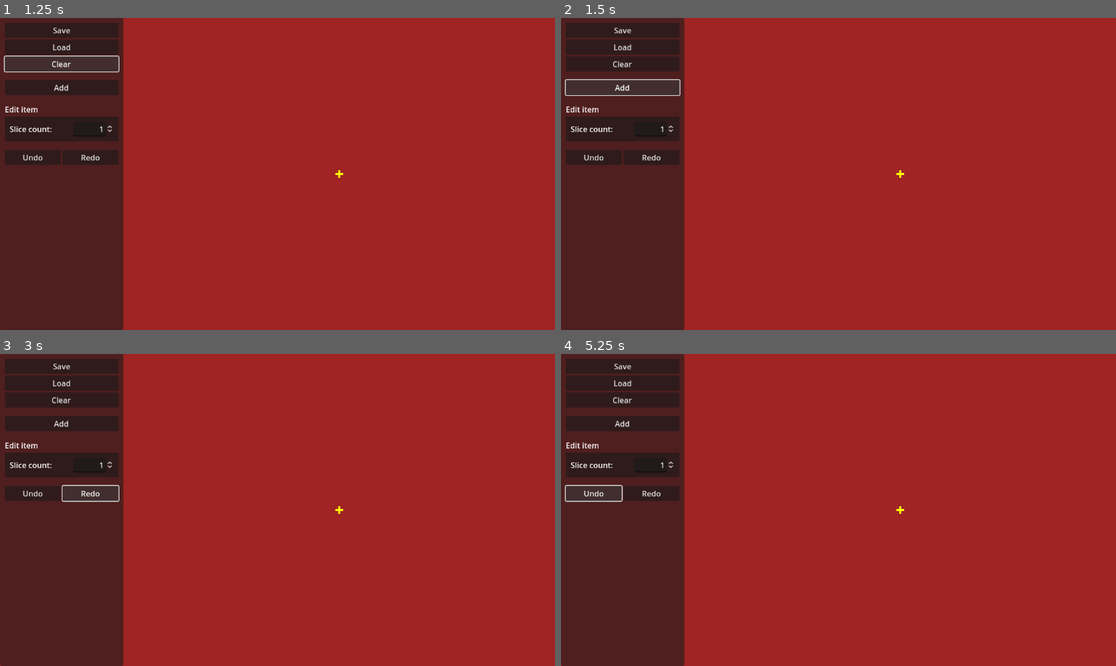
Above: before the commit, frames 1-4 (two rows, left to right).
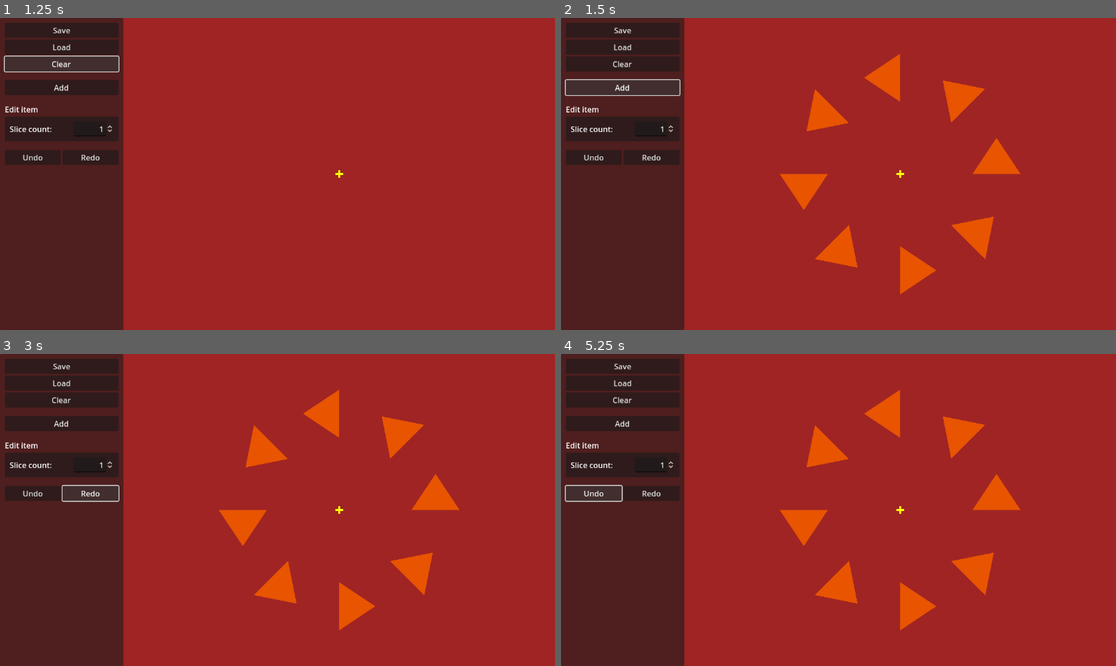
Above: after the commit, the same moments.

Repository: zoeesilcock/symmetar
Game: Godot game, scene res://Main.tscn
Same seed, same stepped clock (60 frames per second), same inputs: the game is played once before the commit and once after it.
Inputs:
- Up to frame 1 (1.25 s): click "Clear" at 0.5 s
- Up to frame 2 (1.5 s): click "Add" at 1.25 s
- Up to frame 3 (3 s): click "Undo" at 2 s; click "Redo" at 2.75 s
- Up to frame 4 (5.25 s): click "Clear" at 3.5 s; click "Add" at 4.25 s; click "Undo" at 5 s

Frame 1 is identical in both runs. In frame 2, 4.1% of the frame differs, in the area x 39-83%, y 11-89%; in frame 3, 4.1%; in frame 4, 4.1%.
Error before the commit: Invalid assignment of property or key 'index' with value of type 'int' on a base object of type 'Resource (DocumentState)'. (res://Document/Document.gd:36)

Commit message:
Implement undo/redo logic

Diff:
--- a/Document/Document.gd
+++ b/Document/Document.gd
@@ -1,8 +1,11 @@
 class_name Document
 extends Node2D
 
+# State
+@export var state : DocumentState
+
 # References
-@export var state : DocumentState
+@export var undo_manager : UndoManager
 @export var element_scene : PackedScene
 @export var elements_node : Node2D
 
@@ -13,6 +16,7 @@
 	elements = []
 
 	state = DocumentState.new()
+	state.elements_count_changed.connect(_on_element_count_changed)
 
 func load_document(path : String):
 	clear_elements()
@@ -33,8 +37,9 @@
 	elements.push_back(new_element)
 	state.elements.push_back(element_state)
 
-	state.index = element_index
+	element_state.index = element_index
 	new_element.init(element_state)
+	new_element.state_changed.connect(_on_element_state_changed)
 
 func remove_element(index : int):
 	elements_node.remove_child(elements[index])
@@ -47,22 +52,27 @@
 
 	elements = []
 
-func undo():
-	print("Undo!")
-
-func redo():
-	print("Redo!")
+func _on_element_count_changed(count_change : int):
+	clear_elements()
+	_instantiate_elements()
 
 func _instantiate_elements():
 	elements.resize(len(state.elements))
 
 	for element_index in len(state.elements):
-		var loaded_element = element_scene.instantiate()
-		elements_node.add_child(loaded_element)
-		elements[element_index] = loaded_element
+		_instantiate_element(element_index)
 
-		loaded_element.init(state.elements[element_index])
+func _instantiate_element(element_index : int):
+	var loaded_element = element_scene.instantiate()
+	elements_node.add_child(loaded_element)
+	elements[element_index] = loaded_element
+
+	loaded_element.init(state.elements[element_index])
+	loaded_element.state_changed.connect(_on_element_state_changed)
 
 func _update_element_indexes():
 	for element_index in len(elements):
 		elements[element_index].index = element_index
+
+func _on_element_state_changed():
+	undo_manager.register_diff()
--- a/Document/DocumentState.gd
+++ b/Document/DocumentState.gd
@@ -3,3 +3,11 @@
 
 # Data
 @export var elements = [] # : ElementState
+@export var previous_elements = [] # : ElementState
+
+# Diff
+@export var diffs_applied = [] # : DocumentStateDiff
+@export var diffs_undone = [] # : DocumentStateDiff
+
+# Signals
+signal elements_count_changed
--- /dev/null
+++ b/Document/DocumentStateDiff.gd
@@ -0,0 +1,9 @@
+class_name DocumentStateDiff
+extends Resource
+
+@export var element_count_change : int
+@export var element_changes = [] # : ElementState
+
+func _init(count_change, changes):
+	element_count_change = count_change
+	element_changes = changes
--- a/Element/Element.gd
+++ b/Element/Element.gd
@@ -8,6 +8,9 @@
 
 # Settings
 @export var state : ElementState
+
+# Signals
+signal state_changed
 
 # Internal
 var slices
@@ -21,8 +24,11 @@
 	_instantiate_slices()
 	_update_slices()
 
-func _on_position_changed(slice_index : int):
+func _on_slice_position_changed(slice_index : int):
 	_update_slices(slice_index)
+
+func _on_slice_dragging_ended(slice_index : int):
+	state_changed.emit()
 
 func _on_slice_selected(slice_index : int):
 	ui_state.set_selection(state.index, slice_index)
@@ -61,11 +67,13 @@
 	slices[index].element_index = state.index
 	slices[index].name = "Slice" + str(index)
 
-	slices[index].position_changed.connect(_on_position_changed)
+	slices[index].position_changed.connect(_on_slice_position_changed)
+	slices[index].dragging_ended.connect(_on_slice_dragging_ended)
 	slices[index].selected.connect(_on_slice_selected)
 
 func _remove_slice(index : int):
-	slices[index].position_changed.disconnect(_on_position_changed)
+	slices[index].position_changed.disconnect(_on_slice_position_changed)
+	slices[index].dragging_ended.disconnect(_on_slice_dragging_ended)
 	slices[index].selected.disconnect(_on_slice_selected)
 	slices_node.remove_child(slices[index])
 	slices[index].queue_free()
--- a/Element/ElementState.gd
+++ b/Element/ElementState.gd
@@ -3,14 +3,13 @@
 
 # Data
 @export var index : int
+@export var radius : float
 @export var slice_count : int:
 	set(value):
 		var value_changed = value != slice_count
 		slice_count = value
 		if value_changed:
 			slice_count_changed.emit()
-
-@export var radius : float
 @export var slice_rotation : float
 @export var slice_position : Vector2
 
--- a/Shape/Shape.gd
+++ b/Shape/Shape.gd
@@ -14,6 +14,7 @@
 # Signals
 signal position_changed
 signal selected
+signal dragging_ended
 
 # Internal
 var is_selected
@@ -65,6 +66,7 @@
 	ui_state.any_slice_is_dragging = false
 	is_dragging = false
 	polygon.color = original_color
+	dragging_ended.emit(slice_index)
 
 func _set_selection(enabled : bool):
 	is_selected = enabled
--- a/UI/UI.gd
+++ b/UI/UI.gd
@@ -31,9 +31,11 @@
 	element_state.radius = 200
 	element_state.slice_position = Vector2(element_state.radius, 0)
 	world.document.add_new_element(element_state)
+	world.undo_manager.register_diff()
 
 func _on_clear_button_pressed():
 	world.document.clear_elements()
+	world.undo_manager.register_diff()
 
 func _on_selection_changed():
 	if ui_state.selected_element_index >= 0:
@@ -45,10 +47,14 @@
 func _on_slice_count_changed(value : float):
 	if ui_state.selected_element_index >= 0:
 		var element_state = world.document.get_element_state(ui_state.selected_element_index)
+		var slice_count_changed = element_state.slice_count != value
 		element_state.slice_count = value
 
+		if slice_count_changed:
+			world.undo_manager.register_diff()
+
 func _on_undo_button_pressed():
-	world.document.undo()
+	world.undo_manager.undo()
 
 func _on_redo_button_pressed():
-	world.document.redo()
+	world.undo_manager.redo()
--- /dev/null
+++ b/UndoManager/UndoManager.gd
@@ -0,0 +1,75 @@
+class_name UndoManager
+extends Node2D
+
+# References
+@export var document : Document
+
+func undo():
+	if len(document.state.diffs_applied) > 0:
+		var latest_diff = document.state.diffs_applied.pop_back()
+		_apply_diff(latest_diff, true)
+		document.state.diffs_undone.push_back(latest_diff)
+		_sync_previous_state()
+
+func redo():
+	if len(document.state.diffs_undone) > 0:
+		var latest_undone_diff = document.state.diffs_undone.pop_back()
+		_apply_diff(latest_undone_diff, false)
+		document.state.diffs_applied.push_back(latest_undone_diff)
+		_sync_previous_state()
+
+func register_diff():
+	var diff = _calculate_diff()
+	document.state.diffs_applied.push_back(diff)
+	_sync_previous_state()
+
+func _sync_previous_state():
+	document.state.previous_elements = []
+	for element in document.state.elements:
+		document.state.previous_elements.push_back(element.duplicate())
+
+func _fill_empty_slots():
+	for i in len(document.state.elements):
+		if document.state.elements[i] == null:
+			document.state.elements[i] = ElementState.new()
+
+func _calculate_diff() -> DocumentStateDiff:
+	var diff = []
+	var count_change = len(document.state.elements) - len(document.state.previous_elements)
+
+	for index in len(document.state.elements):
+		var element = document.state.elements[index]
+		var previous_element = ElementState.new()
+		var element_diff = ElementState.new()
+
+		if index < len(document.state.previous_elements):
+			previous_element = document.state.previous_elements[index]
+
+		element_diff.index = element.index - previous_element.index
+		element_diff.radius = element.radius - previous_element.radius
+		element_diff.slice_count = element.slice_count - previous_element.slice_count
+		element_diff.slice_rotation = element.slice_rotation - previous_element.slice_rotation
+		element_diff.slice_position = element.slice_position - previous_element.slice_position
+
+		diff.push_back(element_diff)
+
+	return DocumentStateDiff.new(count_change, diff)
+
+func _apply_diff(diff : DocumentStateDiff, reverse : bool):
+	var current_count = len(document.state.elements)
+	var direction = 1
+	if reverse: direction = -1
+
+	if (diff.element_count_change != 0):
+		document.state.elements.resize(current_count + diff.element_count_change * direction)
+		_fill_empty_slots()
+
+	for index in len(diff.element_changes):
+		if index < len(document.state.elements):
+			document.state.elements[index].index += diff.element_changes[index].index * direction
+			document.state.elements[index].radius += diff.element_changes[index].radius * direction
+			document.state.elements[index].slice_count += diff.element_changes[index].slice_count * direction
+			document.state.elements[index].slice_rotation += diff.element_changes[index].slice_rotation * direction
+			document.state.elements[index].slice_position += diff.element_changes[index].slice_position * direction
+
+	document.state.elements_count_changed.emit(diff.element_count_change * direction)
--- /dev/null
+++ b/UndoManager/UndoManager.tscn
@@ -0,0 +1,6 @@
+[gd_scene load_steps=2 format=3 uid="uid://crwxcud4hr0rr"]
+
+[ext_resource type="Script" path="res://UndoManager/UndoManager.gd" id="1_jiety"]
+
+[node name="UndoManager" type="Node2D"]
+script = ExtResource("1_jiety")
--- a/World/World.gd
+++ b/World/World.gd
@@ -3,3 +3,4 @@
 
 # References
 @export var document : Document
+@export var undo_manager : UndoManager
--- a/World/World.tscn
+++ b/World/World.tscn
@@ -1,13 +1,15 @@
-[gd_scene load_steps=5 format=3 uid="uid://b0xsay7lqoc07"]
+[gd_scene load_steps=6 format=3 uid="uid://b0xsay7lqoc07"]
 
 [ext_resource type="Script" path="res://World/World.gd" id="1_hfrd5"]
 [ext_resource type="Script" path="res://World/Background.gd" id="3_10f1g"]
+[ext_resource type="PackedScene" uid="uid://crwxcud4hr0rr" path="res://UndoManager/UndoManager.tscn" id="4_n6wyd"]
 [ext_resource type="Resource" uid="uid://chkr4prm0pu47" path="res://UI/UIState.tres" id="4_r6cmr"]
 [ext_resource type="PackedScene" uid="uid://bkihrohu0hh6e" path="res://Document/Document.tscn" id="5_uwskq"]
 
-[node name="World" type="Node2D" node_paths=PackedStringArray("document")]
+[node name="World" type="Node2D" node_paths=PackedStringArray("document", "undo_manager")]
 script = ExtResource("1_hfrd5")
 document = NodePath("Document")
+undo_manager = NodePath("UndoManager")
 
 [node name="Camera2D" type="Camera2D" parent="."]
 offset = Vector2(-128, 0)
@@ -20,4 +22,8 @@
 color = Color(1, 1, 0, 1)
 polygon = PackedVector2Array(-2, -8, 2, -8, 2, -2, 8, -2, 8, 2, 2, 2, 2, 8, -2, 8, -2, 2, -8, 2, -8, -2, -2, -2)
 
-[node name="Document" parent="." instance=ExtResource("5_uwskq")]
+[node name="UndoManager" parent="." node_paths=PackedStringArray("document") instance=ExtResource("4_n6wyd")]
+document = NodePath("../Document")
+
+[node name="Document" parent="." node_paths=PackedStringArray("undo_manager") instance=ExtResource("5_uwskq")]
+undo_manager = NodePath("../UndoManager")
